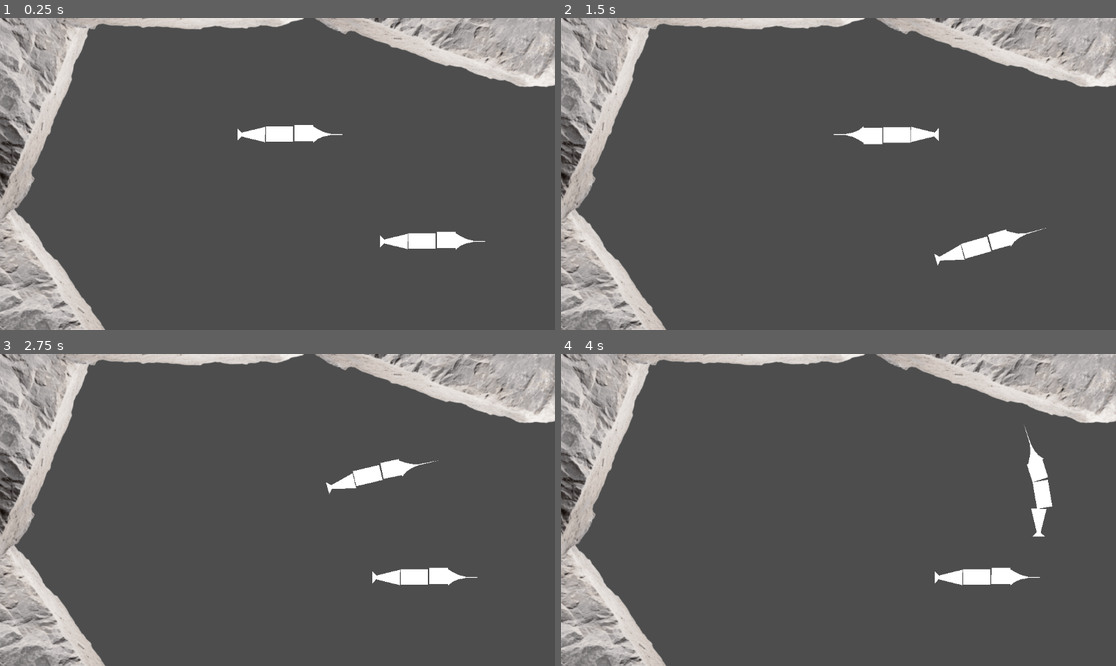
Above: before the commit, frames 1-4 (two rows, left to right).
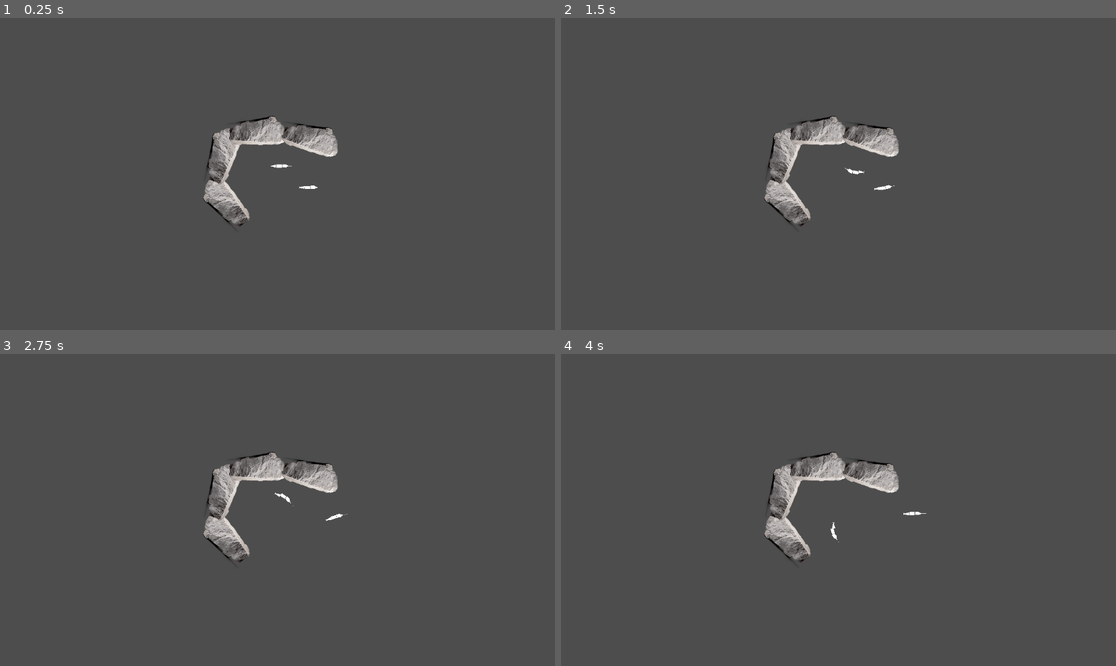
Above: after the commit, the same moments.

Repository: Monk135/FishedUp
Game: Godot game, scene res://scenes/Maps/gym.tscn
Same seed, same stepped clock (60 frames per second), same inputs: the game is played once before the commit and once after it. The project has no main scene, so this scene is started directly.
Inputs:
- Up to frame 1 (0.25 s): no input
- Up to frame 2 (1.5 s): tap Enter at 0.5 s; hold D (move_right_p1) 0.53-1.28 s; tap Down (move_down_p2) at 0.6 s; hold S (move_down_p1) from 1.28 s (still down); tap Left (move_left_p2) at 1.35 s
- Up to frame 3 (2.75 s): release S (move_down_p1) at 2.03 s; hold D (move_right_p1) from 2.03 s (still down); tap Right (move_right_p2) at 2.1 s
- Up to frame 4 (4 s): release D (move_right_p1) at 2.78 s; hold W (move_up_p1) 2.78-3.53 s; tap Up (move_up_p2) at 2.85 s; hold A (move_left_p1) from 3.53 s (still down); tap Down (move_down_p2) at 3.6 s

The runs differ from the first frame. In frame 1, 20% of the frame differs, in the area x 0-100%, y 0-100%; in frame 2, 20%; in frame 3, 21%; in frame 4, 21%.

Commit message:
Updates Fish Code

Diff:
--- a/scenes/Maps/gym.tscn
+++ b/scenes/Maps/gym.tscn
@@ -14,6 +14,7 @@
 
 [node name="Camera2D" type="Camera2D" parent="."]
 position = Vector2(578, 326)
+zoom = Vector2(0.2, 0.2)
 
 [node name="Node2D" parent="." instance=ExtResource("2_x2dp0")]
 position = Vector2(37.00003, 625)
--- a/scripts/fish_player.gd
+++ b/scripts/fish_player.gd
@@ -2,9 +2,10 @@
 
 @export var player_id: int = 1
 
-@export var turn_speed: float = 240.0
-@export var thrust_force: float = 1200.0
-@export var max_speed: float = 1200.0
+@export var turn_speed: float = 10.0
+@export var thrust_force: float = 2200.0
+@export var passive_thrust: float = 600
+@export var max_speed: float = 2400.0
 @export var damping: float = 0.98
 @export var segment_distance: float = 1
 @export var segment_lag: float = 0.5
@@ -13,6 +14,13 @@
 @onready var head_area: Area2D = $HeadArea
 @onready var body_area: Area2D = $BodyArea
 @onready var tail_area: Area2D = $TailArea
+
+@export var angular_damping: float = 0.99
+@export var max_rotation_speed: float = 1.0  # degrees per second
+
+var angular_velocity: float = 0.0
+
+
 
 @onready var physics_shape: CollisionShape2D = $PhysicsShape
 
@@ -24,6 +32,10 @@
 @onready var head_visual: Polygon2D = $HeadVisual
 @onready var body_visual: Polygon2D = $BodyVisual
 @onready var tail_visual: Polygon2D = $TailVisual
+
+var idle_wave_timer: float = 0.0
+var idle_wave_direction: float = 1.0
+
 
 
 func _ready() -> void:
@@ -83,11 +95,20 @@
 
 func _handle_movement(input: Vector2, delta: float) -> void:
 	if abs(input.x) > 0.1:
-		head_angle += deg_to_rad(turn_speed * input.x * delta)
+		angular_velocity += deg_to_rad(turn_speed * input.x * delta)
 
-	if abs(input.y) > 0.1:
-		var forward := Vector2(cos(head_angle), sin(head_angle))
-		velocity += forward * (-input.y) * thrust_force * delta
+	# Always thrust forward, input.y only adds extra speed (no reverse)
+	var forward := Vector2(cos(head_angle), sin(head_angle))
+	var thrust := passive_thrust
+	if input.y < -0.1:
+		thrust += thrust_force * abs(input.y)  # extra boost when pressing forward
+	#if abs(input.x) > 0.1:
+		#thrust += thrust_force * abs(input.y)  # extra boost when pressing forward
+	velocity += forward * thrust * delta
+
+	angular_velocity *= angular_damping
+	angular_velocity = clamp(angular_velocity, deg_to_rad(-max_rotation_speed), deg_to_rad(max_rotation_speed))
+	head_angle += angular_velocity
 
 	velocity = velocity.limit_length(max_speed)
 	velocity *= damping
@@ -95,6 +116,8 @@
 	var collision := move_and_collide(velocity * delta)
 	if collision:
 		velocity = velocity.bounce(collision.get_normal()) * 0.5
+
+
 
 func _update_chain() -> void:
 	segment_positions[1] = global_position
